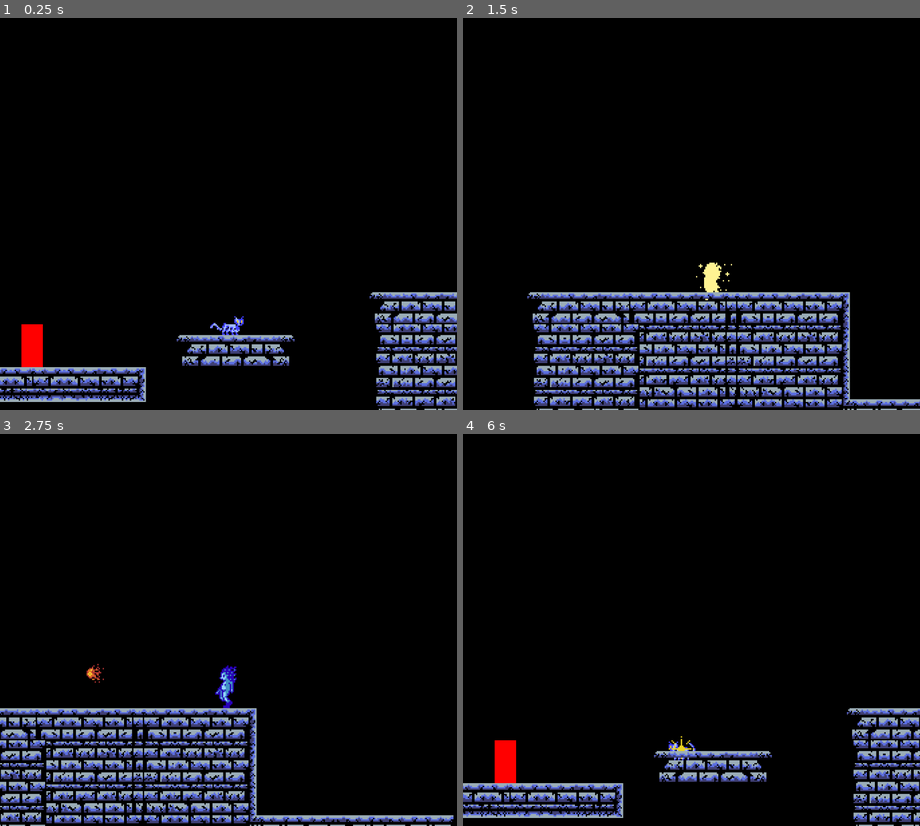
Above: before the commit, frames 1-4 (two rows, left to right).
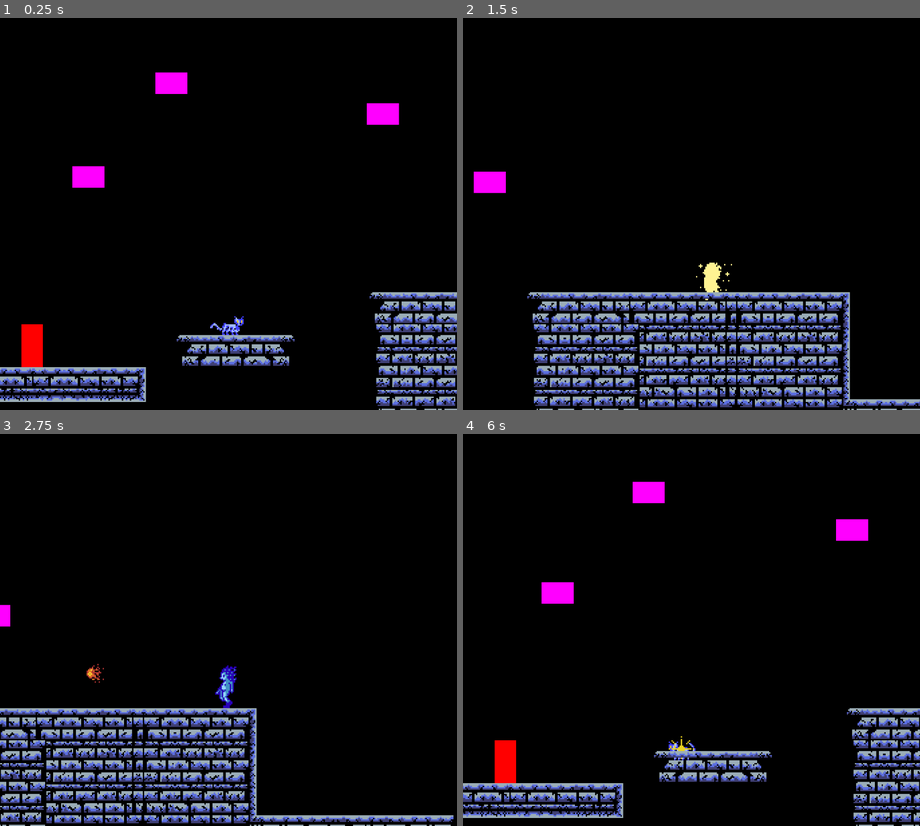
Above: after the commit, the same moments.

Repository: dirtOval/nes-platformer-2026
Game: Godot game, scene res://main.tscn
Two runs of this game, one before a commit and one after it. Both use one fixed random seed, a clock stepped at 60 frames per second and the inputs below.
Inputs:
- Up to frame 1 (0.25 s): no input
- Up to frame 2 (1.5 s): hold Right (right) from 0.53 s (still down); tap X (shoot) at 0.6 s; tap Z (jump) at 0.77 s; tap T (transform) at 1.35 s
- Up to frame 3 (2.75 s): tap Z (jump) at 1.52 s; release Right (right) at 2.03 s; hold Left (left) from 2.03 s (still down); tap X (shoot) at 2.1 s
- Up to frame 4 (6 s): release Left (left) at 2.78 s; hold Right (right) 2.78-4.28 s; tap T (transform) at 2.85, 4.35, 5.85 s; tap Z (jump) at 3.02, 3.77, 4.52 s; tap X (shoot) at 3.6, 5.1 s; hold Left (left) 4.28-5.03 s; tap Enter at 5 s; hold Right (right) 5.03-5.78 s; tap R (reset) at 5.75 s; hold Left (left) from 5.78 s (still down)

The runs differ from the first frame. In frame 1, 1.2% of the frame differs, in the area x 15-88%, y 13-44%; in frame 2, 0.4%; in frame 3, 0.1%; in frame 4, 1.2%.

Commit message:
bats added, move on path in circles. next: actually doing something

Diff:
--- /dev/null
+++ b/bat.gd
@@ -0,0 +1,12 @@
+extends Path2D
+
+@export var speed = 150
+@export var clockwise: bool = true
+
+@onready var path_follow_2d = $PathFollow2D
+
+func _physics_process(delta: float) -> void:
+  if clockwise:
+    path_follow_2d.progress += speed * delta
+  else:
+    path_follow_2d.progress -= speed * delta
--- /dev/null
+++ b/bat.tscn
@@ -0,0 +1,28 @@
+[gd_scene format=3 uid="uid://b6xvvyianh8ri"]
+
+[ext_resource type="Script" uid="uid://besmk3kuw8y3a" path="res://bat.gd" id="1_pb2o4"]
+
+[sub_resource type="Curve2D" id="Curve2D_8e5j1"]
+_data = {
+"points": PackedVector2Array(0, 0, 0, 0, 0, 0, 0, 0, 0, 0, 73, 0, 0, 0, 0, 0, 73, 65, 0, 0, 0, 0, 0, 65, 0, 0, 0, 0, 0, 0)
+}
+point_count = 5
+
+[sub_resource type="RectangleShape2D" id="RectangleShape2D_pb2o4"]
+size = Vector2(24, 16)
+
+[node name="Bat" type="Path2D" unique_id=251280273]
+curve = SubResource("Curve2D_8e5j1")
+script = ExtResource("1_pb2o4")
+
+[node name="PathFollow2D" type="PathFollow2D" parent="." unique_id=402845411]
+rotates = false
+
+[node name="CharacterBody2D" type="CharacterBody2D" parent="PathFollow2D" unique_id=1908970793]
+
+[node name="CollisionShape2D" type="CollisionShape2D" parent="PathFollow2D/CharacterBody2D" unique_id=974609769]
+shape = SubResource("RectangleShape2D_pb2o4")
+
+[node name="Polygon2D" type="Polygon2D" parent="PathFollow2D" unique_id=585068499]
+color = Color(1, 0, 1, 1)
+polygon = PackedVector2Array(-12, -8, 12, -8, 12, 8, -12, 8)
--- a/main.tscn
+++ b/main.tscn
@@ -11,6 +11,7 @@
 [ext_resource type="Texture2D" uid="uid://cr348bnnvvbng" path="res://art/brick_path_tileset_blue.png" id="9_kek77"]
 [ext_resource type="PackedScene" uid="uid://6pekk46ntyxw" path="res://light_zone.tscn" id="10_4c57u"]
 [ext_resource type="PackedScene" uid="uid://cggmts64vh0o2" path="res://skeleton.tscn" id="11_efxa6"]
+[ext_resource type="PackedScene" uid="uid://b6xvvyianh8ri" path="res://bat.tscn" id="12_dg77c"]
 
 [sub_resource type="TileSetAtlasSource" id="TileSetAtlasSource_4c57u"]
 texture = ExtResource("9_kek77")
@@ -1050,4 +1051,14 @@
 position = Vector2(-49, 166)
 path_radius = 100.0
 
+[node name="Bat" parent="." unique_id=251280273 instance=ExtResource("12_dg77c")]
+position = Vector2(-20, 26)
+
+[node name="Bat2" parent="." unique_id=739671506 instance=ExtResource("12_dg77c")]
+position = Vector2(80, -82)
+clockwise = false
+
+[node name="Bat3" parent="." unique_id=106350505 instance=ExtResource("12_dg77c")]
+position = Vector2(200, -21)
+
 [connection signal="body_exited" from="Light Zone" to="." method="_on_light_zone_body_exited"]
Not shown, added: bat.gd.uid
